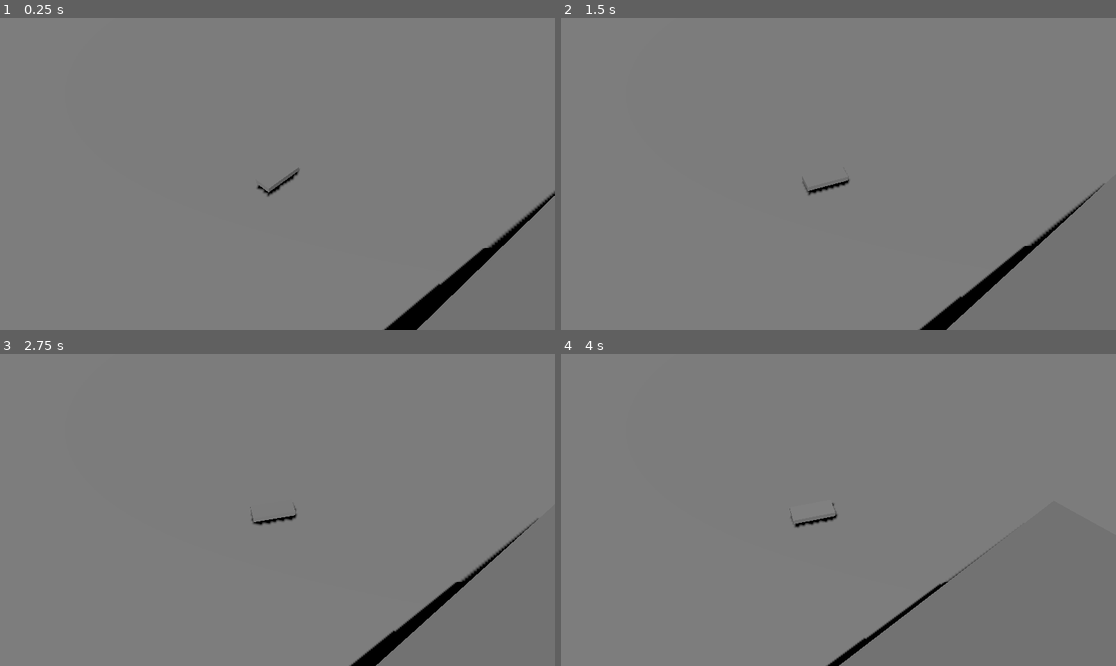
Above: before the commit, frames 1-4 (two rows, left to right).
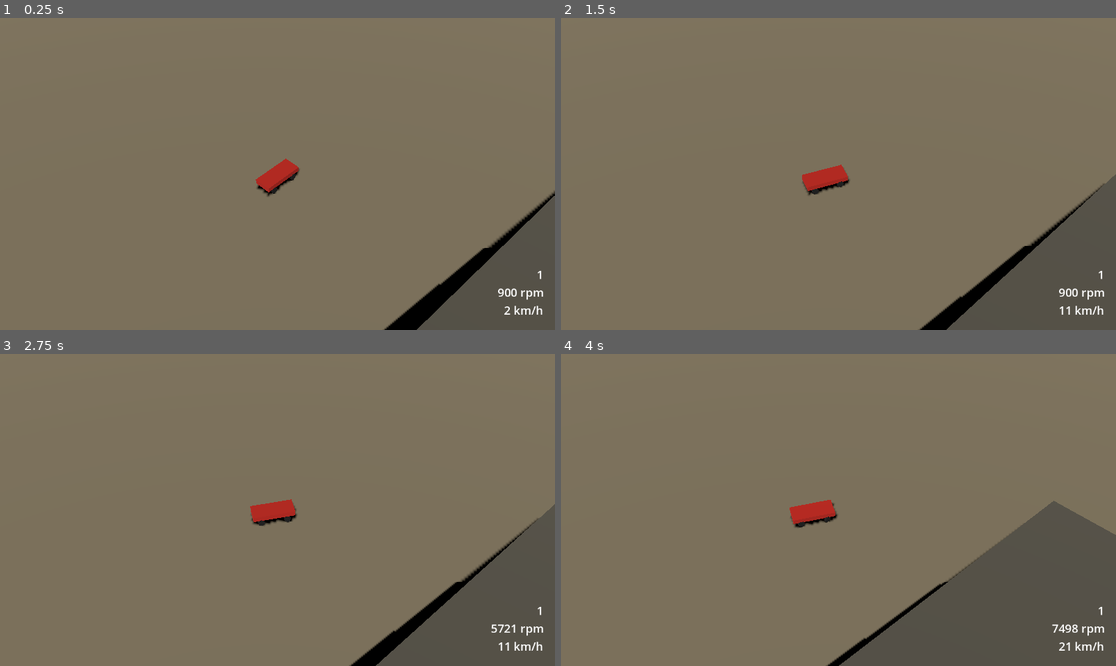
Above: after the commit, the same moments.

Repository: JulianHeissinger/RallyGame
Game: Godot game, scene res://scenes/test/handling_test.tscn
Two runs of this game, one before a commit and one after it. Both use one fixed random seed, a clock stepped at 60 frames per second and the inputs below. The project has no main scene, so this scene is started directly.
Inputs:
- Up to frame 1 (0.25 s): no input
- Up to frame 2 (1.5 s): hold D (steer_right) 0.53-1.28 s; hold W (throttle) 0.53-1.28 s; hold S (brake) from 1.28 s (still down); tap W (throttle) at 1.35 s
- Up to frame 3 (2.75 s): release S (brake) at 2.03 s; hold D (steer_right) from 2.03 s (still down); hold W (throttle) from 2.03 s (still down)
- Up to frame 4 (4 s): release D (steer_right) at 2.78 s; release W (throttle) at 2.78 s; hold Shift (shift_up) 2.78-3.53 s; tap W (throttle) at 2.85 s; hold A (steer_left) from 3.53 s (still down); hold W (throttle) from 3.53 s (still down)

The runs differ from the first frame. In frame 1, 98% of the frame differs, in the area x 0-100%, y 0-100%; in frame 2, 99%; in frame 3, 99%; in frame 4, 99%.

Commit message:
feat: add basic HUD, F1 debug overlay, wheel meshes and placeholder colors

Diff:
--- a/project.godot
+++ b/project.godot
@@ -77,6 +77,11 @@
 , Object(InputEventJoypadButton,"resource_local_to_scene":false,"resource_name":"","device":0,"button_index":9,"pressure":0.0,"pressed":false,"script":null)
 ]
 }
+toggle_debug={
+"deadzone": 0.2,
+"events": [Object(InputEventKey,"resource_local_to_scene":false,"resource_name":"","device":-1,"window_id":0,"alt_pressed":false,"shift_pressed":false,"ctrl_pressed":false,"meta_pressed":false,"pressed":false,"keycode":0,"physical_keycode":4194332,"key_label":0,"unicode":0,"location":0,"echo":false,"script":null)
+]
+}
 
 [physics]
 
--- a/scenes/car.tscn
+++ b/scenes/car.tscn
@@ -7,8 +7,23 @@
 [sub_resource type="BoxShape3D" id="BoxShape3D_body"]
 size = Vector3(1.7, 0.5, 4)
 
+[sub_resource type="StandardMaterial3D" id="StandardMaterial3D_body"]
+albedo_color = Color(0.8, 0.15, 0.1, 1)
+
 [sub_resource type="BoxMesh" id="BoxMesh_body"]
+material = SubResource("StandardMaterial3D_body")
 size = Vector3(1.7, 0.5, 4)
+
+[sub_resource type="StandardMaterial3D" id="StandardMaterial3D_wheel"]
+albedo_color = Color(0.1, 0.1, 0.1, 1)
+
+[sub_resource type="CylinderMesh" id="CylinderMesh_wheel"]
+material = SubResource("StandardMaterial3D_wheel")
+top_radius = 0.33
+bottom_radius = 0.33
+height = 0.25
+radial_segments = 8
+rings = 1
 
 [node name="Car" type="RigidBody3D"]
 script = ExtResource("1_car")
@@ -39,3 +54,31 @@
 [node name="WheelRR" type="RayCast3D" parent="."]
 transform = Transform3D(1, 0, 0, 0, 1, 0, 0, 0, 1, 0.8, -0.25, 1.25)
 script = ExtResource("3_wheel")
+
+[node name="Visual" type="Node3D" parent="WheelFL"]
+transform = Transform3D(1, 0, 0, 0, 1, 0, 0, 0, 1, 0, -0.35, 0)
+
+[node name="Mesh" type="MeshInstance3D" parent="WheelFL/Visual"]
+transform = Transform3D(0, 1, 0, -1, 0, 0, 0, 0, 1, 0, 0, 0)
+mesh = SubResource("CylinderMesh_wheel")
+
+[node name="Visual" type="Node3D" parent="WheelFR"]
+transform = Transform3D(1, 0, 0, 0, 1, 0, 0, 0, 1, 0, -0.35, 0)
+
+[node name="Mesh" type="MeshInstance3D" parent="WheelFR/Visual"]
+transform = Transform3D(0, 1, 0, -1, 0, 0, 0, 0, 1, 0, 0, 0)
+mesh = SubResource("CylinderMesh_wheel")
+
+[node name="Visual" type="Node3D" parent="WheelRL"]
+transform = Transform3D(1, 0, 0, 0, 1, 0, 0, 0, 1, 0, -0.35, 0)
+
+[node name="Mesh" type="MeshInstance3D" parent="WheelRL/Visual"]
+transform = Transform3D(0, 1, 0, -1, 0, 0, 0, 0, 1, 0, 0, 0)
+mesh = SubResource("CylinderMesh_wheel")
+
+[node name="Visual" type="Node3D" parent="WheelRR"]
+transform = Transform3D(1, 0, 0, 0, 1, 0, 0, 0, 1, 0, -0.35, 0)
+
+[node name="Mesh" type="MeshInstance3D" parent="WheelRR/Visual"]
+transform = Transform3D(0, 1, 0, -1, 0, 0, 0, 0, 1, 0, 0, 0)
+mesh = SubResource("CylinderMesh_wheel")
--- a/scenes/test/handling_test.tscn
+++ b/scenes/test/handling_test.tscn
@@ -3,17 +3,27 @@
 [ext_resource type="Script" path="res://scripts/car/handling_test.gd" id="1_test"]
 [ext_resource type="PackedScene" path="res://scenes/car.tscn" id="2_car"]
 [ext_resource type="Script" path="res://scripts/core/iso_camera_rig.gd" id="3_camera"]
+[ext_resource type="PackedScene" path="res://scenes/ui/hud.tscn" id="4_hud"]
+[ext_resource type="PackedScene" path="res://scenes/ui/debug_overlay.tscn" id="5_overlay"]
 
 [sub_resource type="BoxShape3D" id="BoxShape3D_ground"]
 size = Vector3(200, 1, 200)
 
+[sub_resource type="StandardMaterial3D" id="StandardMaterial3D_ground"]
+albedo_color = Color(0.55, 0.5, 0.4, 1)
+
 [sub_resource type="BoxMesh" id="BoxMesh_ground"]
+material = SubResource("StandardMaterial3D_ground")
 size = Vector3(200, 1, 200)
 
 [sub_resource type="BoxShape3D" id="BoxShape3D_ramp"]
 size = Vector3(20, 1, 60)
 
+[sub_resource type="StandardMaterial3D" id="StandardMaterial3D_ramp"]
+albedo_color = Color(0.4, 0.38, 0.33, 1)
+
 [sub_resource type="BoxMesh" id="BoxMesh_ramp"]
+material = SubResource("StandardMaterial3D_ramp")
 size = Vector3(20, 1, 60)
 
 [node name="HandlingTest" type="Node3D"]
@@ -46,3 +56,7 @@
 
 [node name="IsoCameraRig" type="Node3D" parent="."]
 script = ExtResource("3_camera")
+
+[node name="Hud" parent="." instance=ExtResource("4_hud")]
+
+[node name="DebugOverlay" parent="." instance=ExtResource("5_overlay")]
--- /dev/null
+++ b/scenes/ui/debug_overlay.tscn
@@ -0,0 +1,15 @@
+[gd_scene format=3]
+
+[ext_resource type="Script" path="res://scripts/ui/debug_overlay.gd" id="1_overlay"]
+
+[sub_resource type="SystemFont" id="SystemFont_mono"]
+font_names = PackedStringArray("Monospace")
+
+[node name="DebugOverlay" type="CanvasLayer"]
+script = ExtResource("1_overlay")
+
+[node name="Label" type="Label" parent="."]
+offset_left = 16.0
+offset_top = 16.0
+theme_override_fonts/font = SubResource("SystemFont_mono")
+theme_override_font_sizes/font_size = 16
--- /dev/null
+++ b/scenes/ui/hud.tscn
@@ -0,0 +1,22 @@
+[gd_scene format=3]
+
+[ext_resource type="Script" path="res://scripts/ui/hud.gd" id="1_hud"]
+
+[node name="Hud" type="CanvasLayer"]
+script = ExtResource("1_hud")
+
+[node name="Label" type="Label" parent="."]
+anchors_preset = 3
+anchor_left = 1.0
+anchor_top = 1.0
+anchor_right = 1.0
+anchor_bottom = 1.0
+offset_left = -200.0
+offset_top = -110.0
+offset_right = -24.0
+offset_bottom = -24.0
+grow_horizontal = 0
+grow_vertical = 0
+theme_override_font_sizes/font_size = 24
+horizontal_alignment = 2
+vertical_alignment = 2
--- a/scripts/car/car.gd
+++ b/scripts/car/car.gd
@@ -29,3 +29,4 @@
 			wheel.rotation.y = steer_angle
 		wheel.update_suspension(self, stats, delta)
 		wheel.update_tire(self, stats, delta)
+		wheel.update_visual(stats, delta)
--- a/scripts/car/handling_test.gd
+++ b/scripts/car/handling_test.gd
@@ -3,7 +3,11 @@
 
 @onready var _car: Car = $Car
 @onready var _camera: IsoCameraRig = $IsoCameraRig
+@onready var _hud: Hud = $Hud
+@onready var _debug_overlay: DebugOverlay = $DebugOverlay
 
 
 func _ready() -> void:
 	_camera.target = _car
+	_hud.car = _car
+	_debug_overlay.car = _car
--- a/scripts/car/wheel.gd
+++ b/scripts/car/wheel.gd
@@ -26,6 +26,8 @@
 ## Tire carcass deflections in m, used only near standstill.
 var _lateral_deflection := 0.0
 var _longitudinal_deflection := 0.0
+## Optional wheel mesh, moved along the suspension and rolled by `spin`.
+@onready var _visual: Node3D = get_node_or_null("Visual")
 
 
 func update_suspension(body: RigidBody3D, stats: StatBlock, delta: float) -> void:
@@ -131,6 +133,14 @@
 	body.apply_force(forward * force_long + right * force_lat, offset)
 
 
+## Places the wheel mesh at the suspension's current travel and rolls it.
+func update_visual(stats: StatBlock, delta: float) -> void:
+	if _visual == null:
+		return
+	_visual.position.y = -(stats.get_stat("suspension_rest_length") - _last_compression)
+	_visual.rotate_x(-spin * delta)
+
+
 ## Simplified Pacejka curve, normalized to a peak of 1.
 static func _magic_formula(slip: float, b: float, c: float) -> float:
 	return sin(c * atan(b * slip))
--- /dev/null
+++ b/scripts/ui/debug_overlay.gd
@@ -0,0 +1,28 @@
+class_name DebugOverlay
+extends CanvasLayer
+## F1 handling overlay: per-wheel load, slip angle, slip ratio and surface of the target car.
+
+var car: Car
+
+@onready var _label: Label = $Label
+
+
+func _ready() -> void:
+	visible = false
+
+
+func _unhandled_input(event: InputEvent) -> void:
+	if event.is_action_pressed("toggle_debug"):
+		visible = not visible
+
+
+func _process(_delta: float) -> void:
+	if car == null or not visible:
+		return
+	var lines := PackedStringArray(["wheel   load N  slip°   ratio  surface"])
+	for wheel in car.wheels:
+		var collider := wheel.get_collider() if wheel.is_grounded else null
+		var surface: String = collider.get_meta("surface", "-") if collider != null else "-"
+		lines.append("%-6s %7.0f %6.1f %7.2f  %s" % [wheel.name.trim_prefix("Wheel"), wheel.normal_load,
+			rad_to_deg(wheel.slip_angle), wheel.slip_ratio, surface])
+	_label.text = "\n".join(lines)
--- /dev/null
+++ b/scripts/ui/hud.gd
@@ -0,0 +1,17 @@
+class_name Hud
+extends CanvasLayer
+## In-stage HUD: gear, engine RPM and speed of the target car.
+
+var car: Car
+
+@onready var _label: Label = $Label
+
+
+func _process(_delta: float) -> void:
+	if car == null:
+		return
+	var gearbox := car.drivetrain.gearbox
+	var gear := "R" if gearbox.gear == Gearbox.REVERSE \
+		else "N" if gearbox.gear == Gearbox.NEUTRAL else str(gearbox.gear)
+	_label.text = "%s\n%d rpm\n%d km/h" % [gear, roundi(car.drivetrain.rpm),
+		roundi(car.linear_velocity.length() * 3.6)]
Not shown, added: scripts/ui/debug_overlay.gd.uid
Not shown, added: scripts/ui/hud.gd.uid
Not shown, changed: openspec/changes/bootstrap-vertical-slice/tasks.md
Not shown, removed: scenes/ui/.gitkeep
Not shown, removed: scripts/ui/.gitkeep
